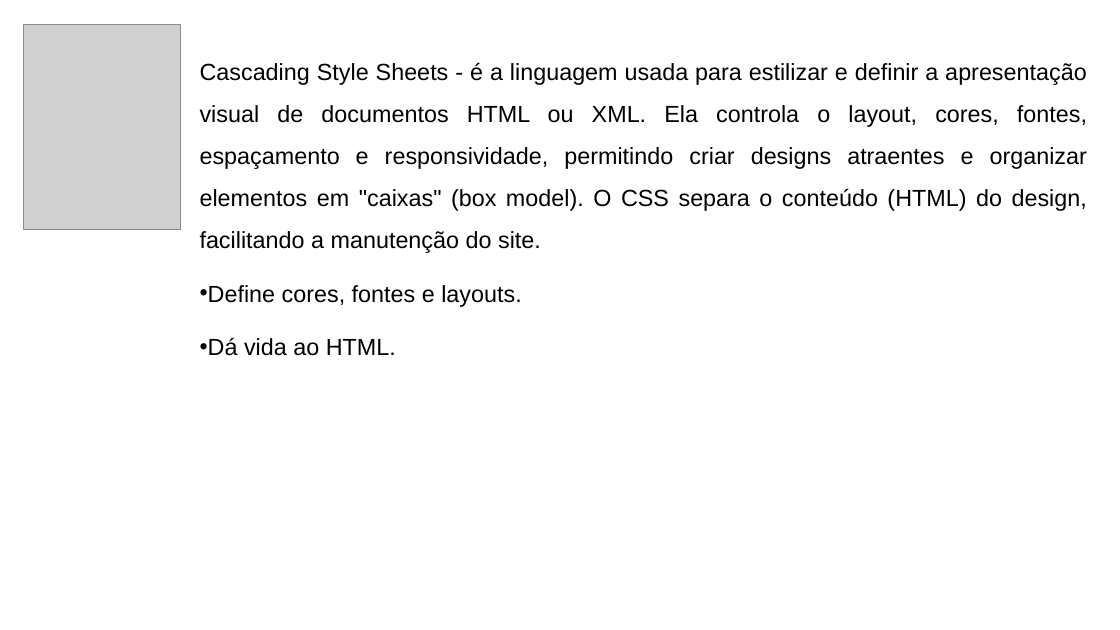
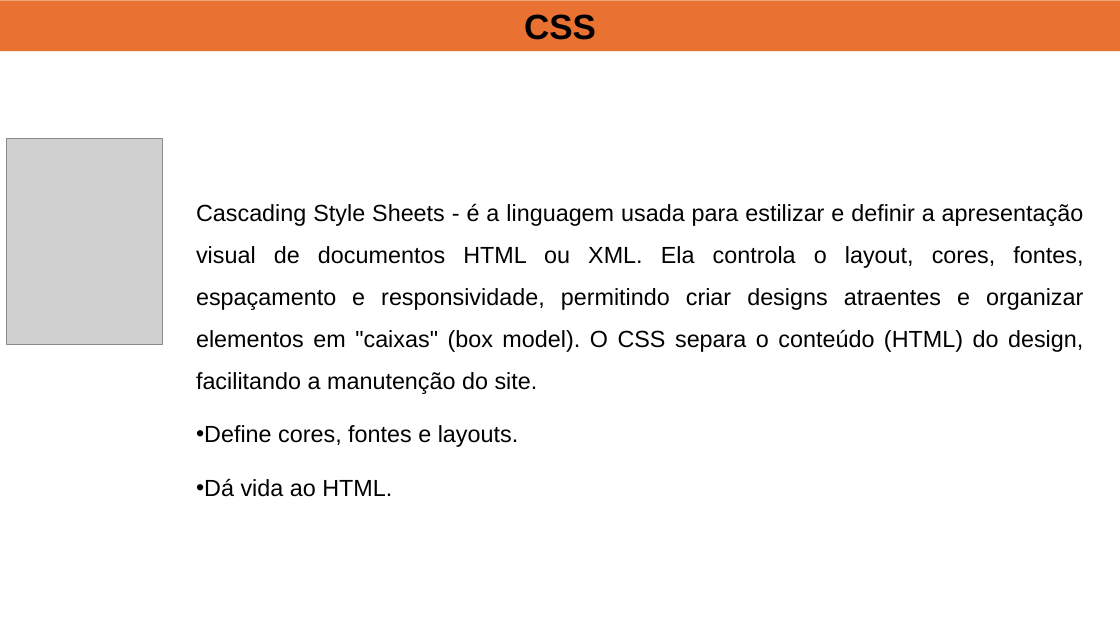
Before and after one commit to juvedibuar00/DEV-WEB-BM-2026.1, a slide deck: slide 20 of AULA 04/AULA 04.pptx (slide 42 before the commit). Drawn at 1120x630 pixels with LibreOffice and Linux fonts; fonts in the diff are those of the drawing; grey boxes stand for pictures. Boxes give left, top, right and bottom in pixels: in the first picture for what was removed or moved away, otherwise in the second. Text is boxed around its words. In the diff, an @@ line names an element or a change of style, - is before the commit and + after.

```diff
--- a/AULA 04/AULA 04.pptx
+++ b/AULA 04/AULA 04.pptx
@@ rectangle added at (0, 0, 1120, 51), fill #E97132, 30 pt, text #000000, bold @@
+CSS
@@ picture: place and size @@
-picture at (24, 24, 180, 230)
+picture at (7, 139, 163, 344)
@@ text "Cascading Style Sheets - é ...": place and size @@
-text "Cascading Style Sheets - é ..." at (200, 62, 1087, 356)
+text "Cascading Style Sheets - é ..." at (196, 203, 1084, 497)
```
Also in this commit, not shown: 1 other slide changed, 23 slides added, 38 slides removed.
